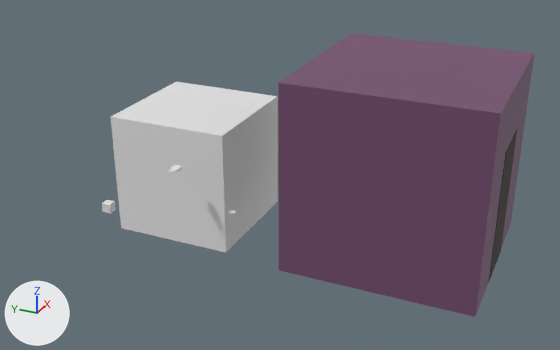
An edit to the Blender file bedroom.blend, drawn before and after from the same camera.
Before and after are seen from a camera (50 mm lens) standing at (-16.28, -4.9, 5.03) and looking at (-6.72, -0.6, 0.26). Arrows for +X, +Y and +Z are at lower left; the lights stay in place. The picture after the commit comes second.

In view in the first picture: 'Cube.004', 'DarkRoom', 'Door' and 2 more.
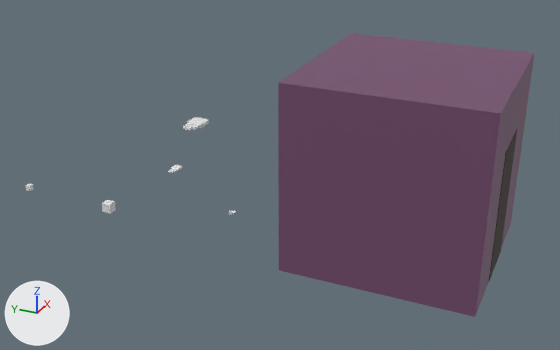
Boxes (x1, y1, x2, y2) around the edits, measured in the pictures (560 x 350 px):
'Cube.004', reshaped, moved, rescaled
    before: (111, 82, 278, 252)
    after: (183, 117, 209, 131)
'Cube.005', added
    after: (25, 184, 34, 191)

Edits to the bpy script that builds the scene:
```text
Change me_cube_006:
    used by ob_cube_004; location = (-5.81, 1.31, -0.24)
    remove me_cube_006.from_pydata(...)  # 8 vertices, 6 faces; spans x -1.0..1.0, y -1.0..1.0, z -1.0..1.0
    add me_cube_006.from_pydata(...)  # 744 vertices, 748 faces; spans x -2.32..1.0, y -1.0..1.57, z -0.58..0.24
    me_cube_006 part 1: 8 vertices removed from x -1.0..1.0, y -1.0..1.0, z -1.0..1.0; 744 vertices added at x -2.32..1.0, y -1.0..1.57, z -0.58..0.24
Change ob_cube_004:
    ob_cube_004.location: (-5.81, 1.31, -0.24) -> (-5.81, 1.31, 0.47)
    ob_cube_004.scale: (1.0, 1.0, 1.0) -> (0.147, 0.147, 0.147)
Add ob_cube_005:
    ob_cube_005 = bpy.data.objects.new('Cube.005', me_cube_006.copy())  # the mesh of ob_cube_004
    ob_cube_005.location = (-8.28, 2.78, 0.07)
    ob_cube_005.scale = (0.0377, 0.0377, 0.0377)
```
